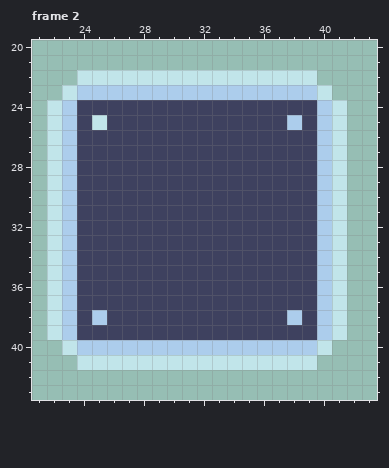
Edited in one commit: pixel-art file (project SpaceTycoon/Aseprite edit/Basic UI/Bag2_UI.aseprite). That is the earlier state.
64x64 pixels, 2 frames. Shown: frame 2: x 21..43, y 20..43.
The result:
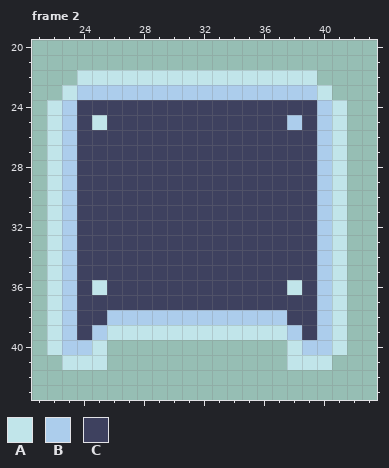
Palette (. is transparent): A #c1e5ea  B #accdec  C #3e415f
From old to new:
--- frame 2
@@ x 21..43 @@
 35 .ABCCCCCCCCCCCCCCCCBA..
-36 .ABCCCCCCCCCCCCCCCCBA..
+36 .ABCACCCCCCCCCCCCACBA..
 37 .ABCCCCCCCCCCCCCCCCBA..
-38 .ABCBCCCCCCCCCCCCBCBA..
-39 .ABCCCCCCCCCCCCCCCCBA..
-40 ..ABBBBBBBBBBBBBBBBA...
-41 ...AAAAAAAAAAAAAAAA....
+38 .ABCCBBBBBBBBBBBBCCBA..
+39 .ABCBAAAAAAAAAAAABCBA..
+40 .ABBA............ABBA..
+41 ..AAA............AAA...
 42 .......................
Where, in picture pixels (left, top, right, bottom), the same in both pictures:
changed: (47, 280, 347, 370)
